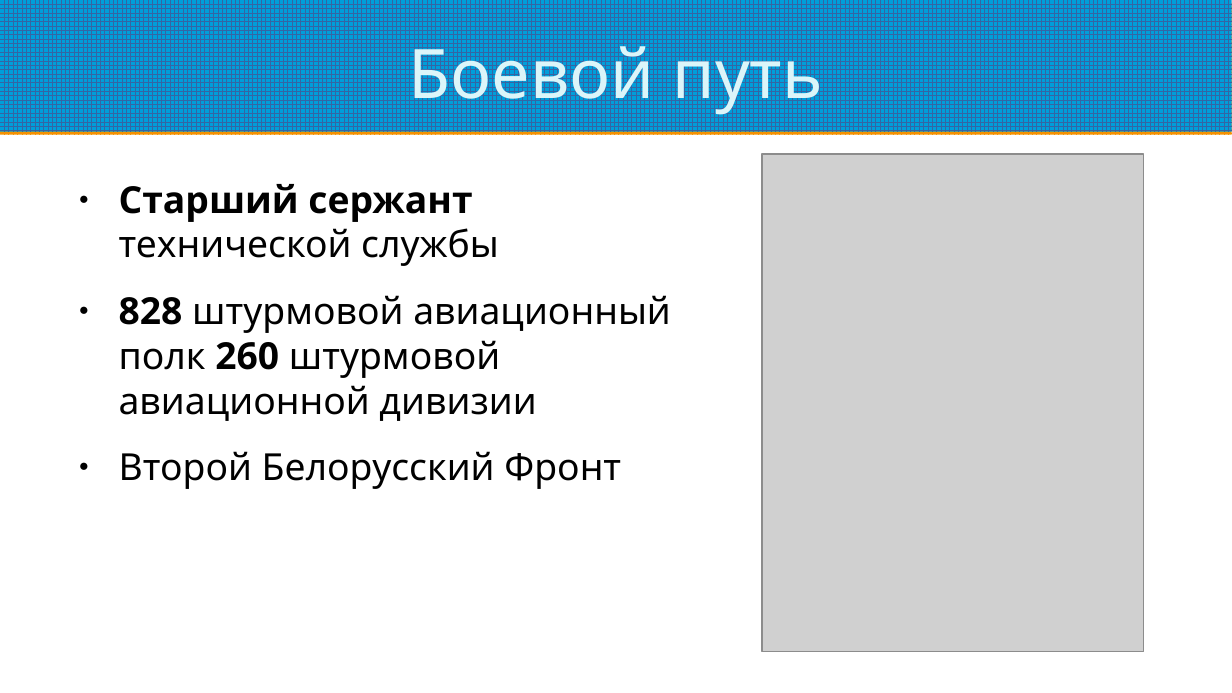
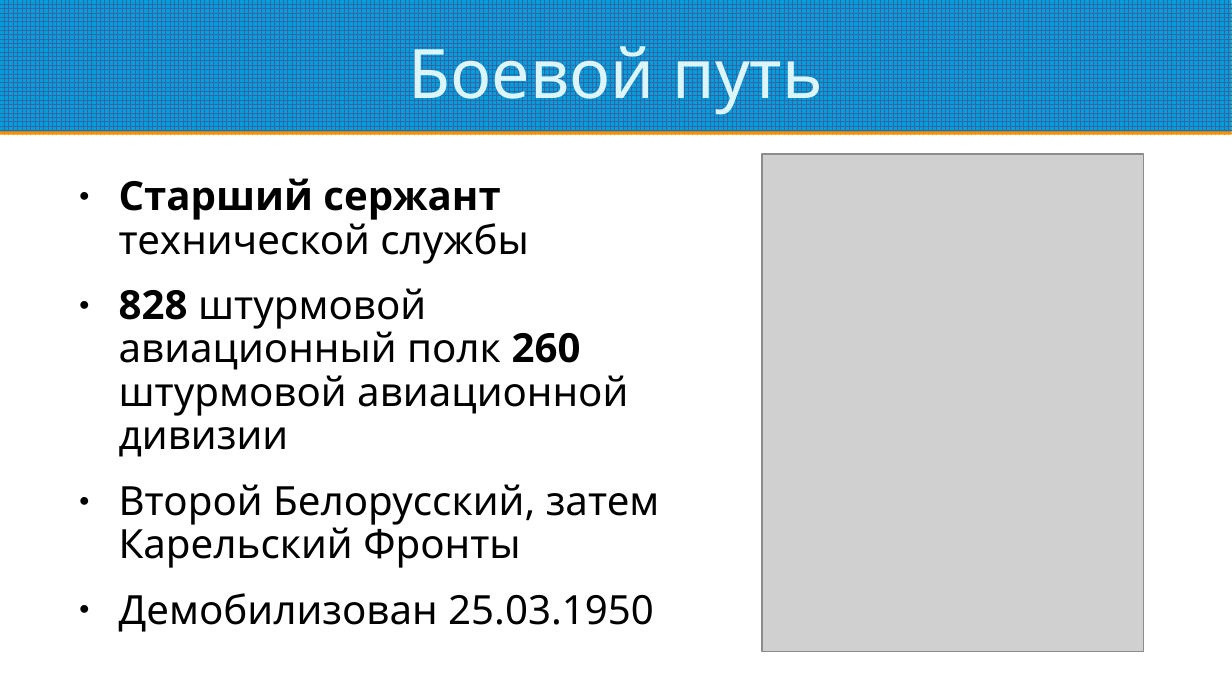
Before and after one commit to Astolfo-femboy-UwU/urban-octo-barnacle, a slide deck: slide 2 of Основы Российской Государственности/Кочкин Виталий Васильевич.pptx. Drawn at 1232x693 pixels with LibreOffice and Linux fonts; fonts in the diff are those of the drawing; grey boxes stand for pictures. Boxes give left, top, right and bottom in pixels: in the first picture for what was removed or moved away, otherwise in the second. Text is boxed around its words. In the diff, an @@ line names an element or a change of style, - is before the commit and + after.

```diff
--- a/Основы Российской Государственности/Кочкин Виталий Васильевич.pptx
+++ b/Основы Российской Государственности/Кочкин Виталий Васильевич.pptx
@@ text at [119,178,628,457]: size 24 to 25.9 pt in "Старший сержант технической службы", "828 штурмовой авиационный полк 260 штурмовой авиационной ..."; line spacing 1 to 0.9 @@
@@ text at [119,484,660,632]: text changed; size 24 to 25.9 pt @@
-● Второй Белорусский Фронт
+● Второй Белорусский, затем Карельский Фронты
+● Демобилизован 25.03.1950
```
Also in this commit, not shown: 2 other slides changed, 1 slide added, 4 other files.
